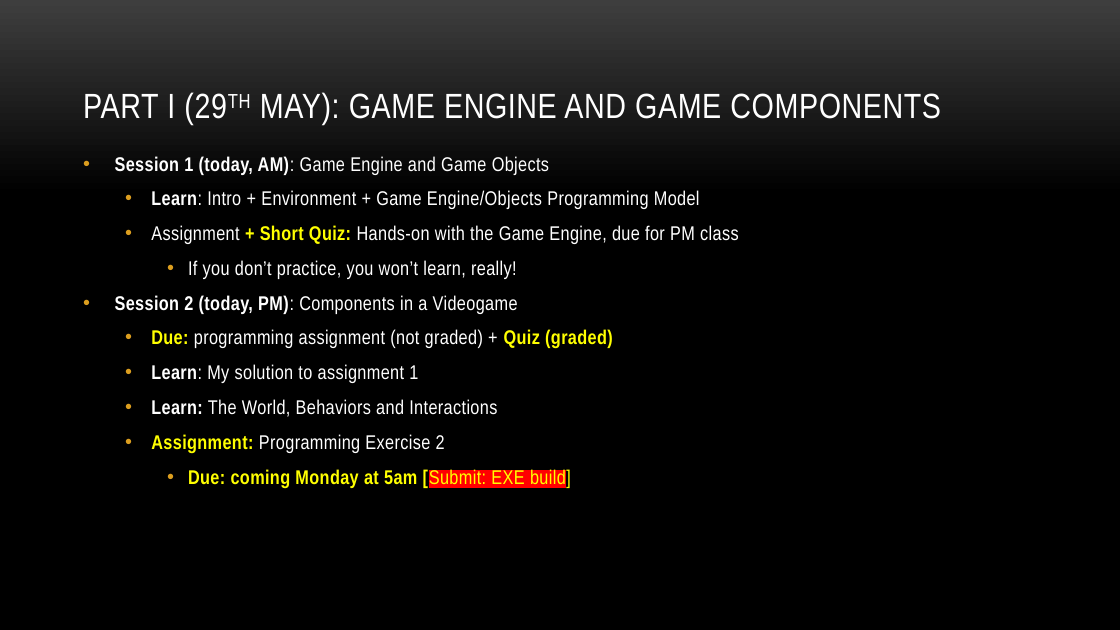
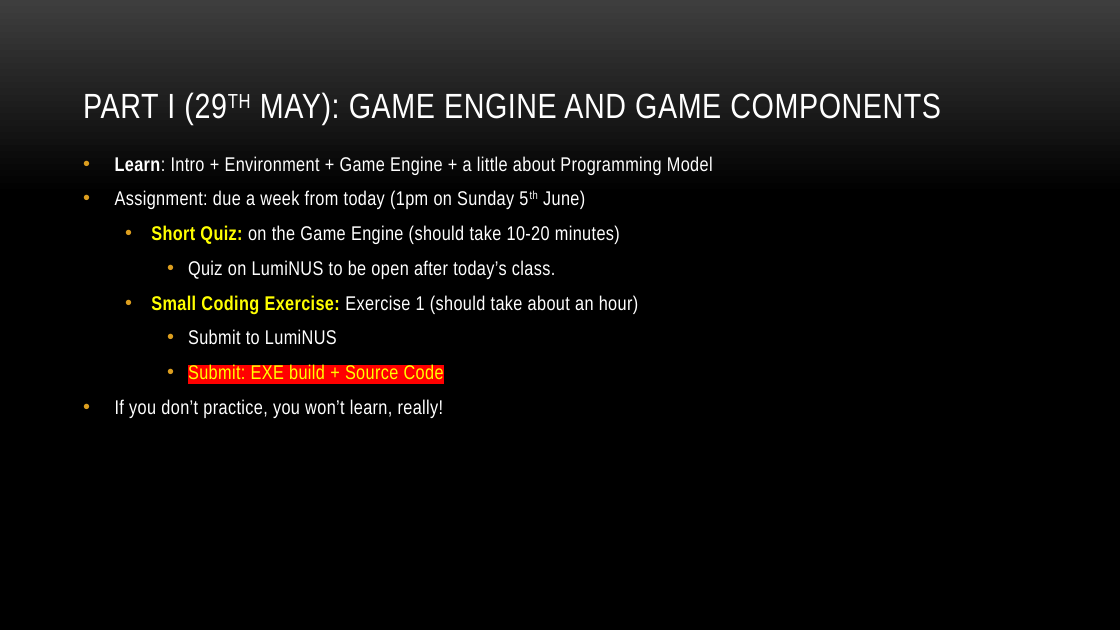
Before and after one commit to myuwbclasses/IntroGameDevelopment, a slide deck: slide 14 of PPT/Intro.pptx (slide 15 before the commit). Drawn at 1120x630 pixels with LibreOffice and Linux fonts; fonts in the diff are those of the drawing; background and template pictures are left out. Boxes give left, top, right and bottom in pixels: in the first picture for what was removed or moved away, otherwise in the second. Text is boxed around its words. In the diff, an @@ line names an element or a change of style, - is before the commit and + after.

```diff
--- a/PPT/Intro.pptx
+++ b/PPT/Intro.pptx
@@ text at bbox=[115, 156, 713, 380]: text changed @@
-• Session 1 (today, AM): Game Engine and Game Objects
-  • Learn: Intro + Environment + Game Engine/Objects Programming Model
-  • Assignment + Short Quiz: Hands-on with the Game Engine, due for PM class
+• Learn: Intro + Environment + Game Engine + a little about Programming Model
+• Assignment: due a week from today (1pm on Sunday 5th June)
+  • Short Quiz: on the Game Engine (should take 10-20 minutes)
+    • Quiz on LumiNUS to be open after today’s class.
+  • Small Coding Exercise: Exercise 1 (should take about an hour)
+    • Submit to LumiNUS
+    • Submit: EXE build + Source Code
@@ text at bbox=[115, 295, 613, 488]: paragraphs removed @@
-• Session 2 (today, PM): Components in a Videogame
-  • Due: programming assignment (not graded) + Quiz (graded)
-  • Learn: My solution to assignment 1
-  • Learn: The World, Behaviors and Interactions
-  • Assignment: Programming Exercise 2
-    • Due: coming Monday at 5am [Submit: EXE build]
@@ text at bbox=[115, 399, 444, 418]: list level 3 to 1 in "If you don’t practice, you ..." @@
```
Also in this commit, not shown: 4 other slides changed, 54 other files.
